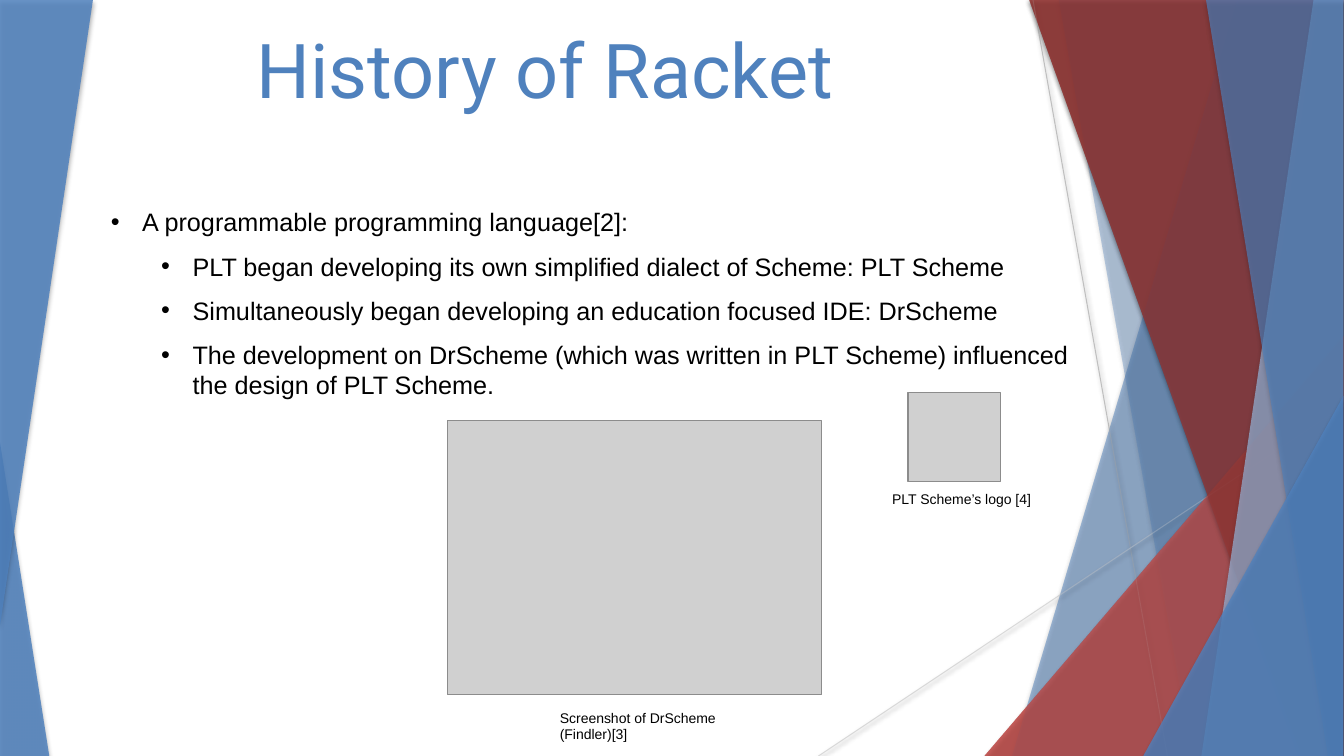
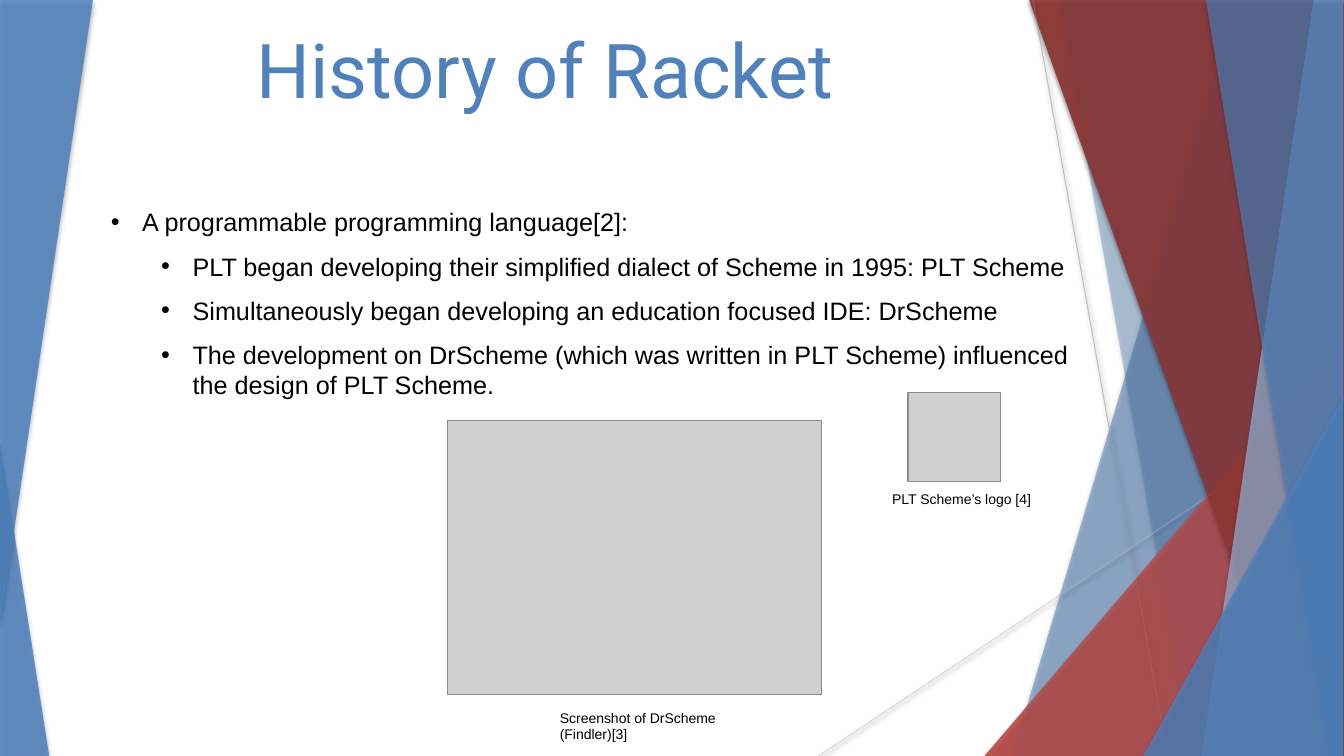
Before and after one commit to stevester94/CSC201_Project, a slide deck: slide 3 of CSC201Sec3Proj3Team4.pptx. Drawn at 1344x756 pixels with LibreOffice and Linux fonts; fonts in the diff are those of the drawing; grey boxes stand for pictures. Boxes give left, top, right and bottom in pixels: in the first picture for what was removed or moved away, otherwise in the second. Text is boxed around its words. In the diff, an @@ line names an element or a change of style, - is before the commit and + after.

```diff
--- a/CSC201Sec3Proj3Team4.pptx
+++ b/CSC201Sec3Proj3Team4.pptx
@@ text at (193,257,1064,281): text changed @@
-  • PLT began developing its own simplified dialect of Scheme: PLT Scheme
+  • PLT began developing their simplified dialect of Scheme in 1995: PLT Scheme
```
Also in this commit, not shown: 1 other slide changed.
